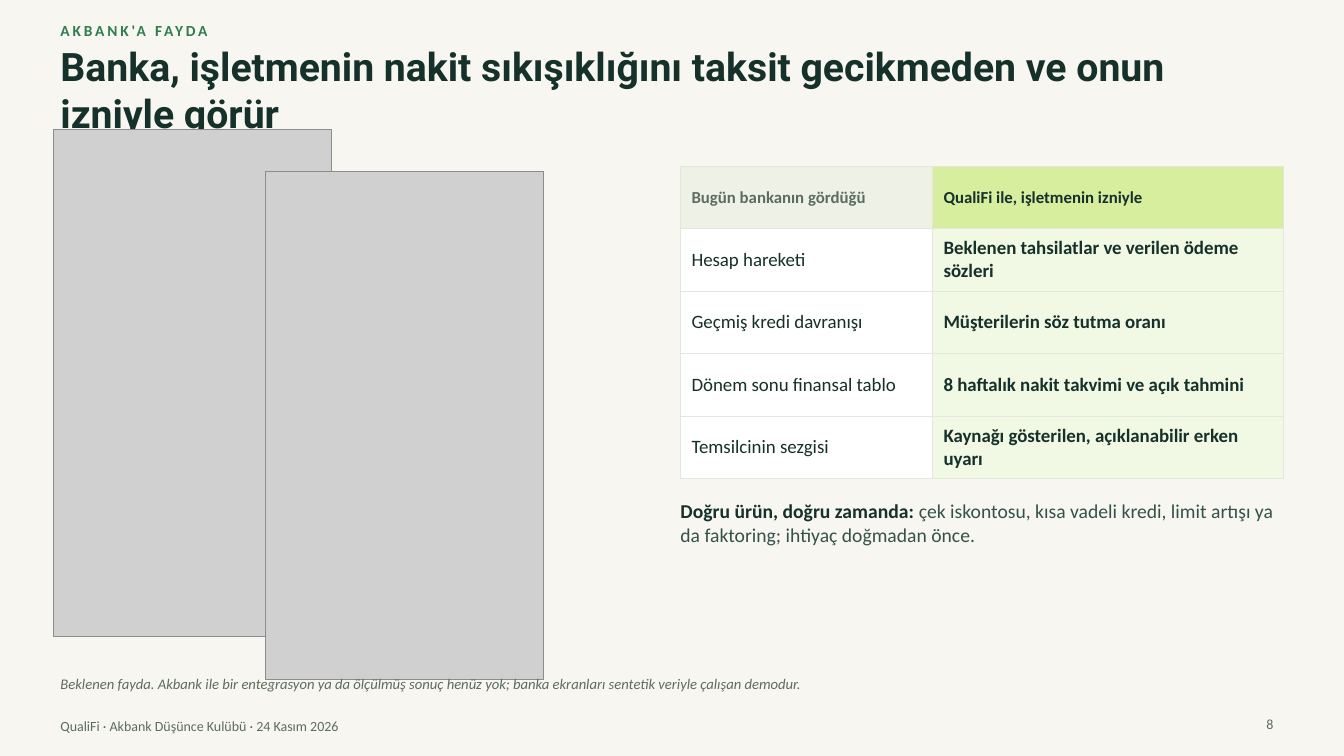
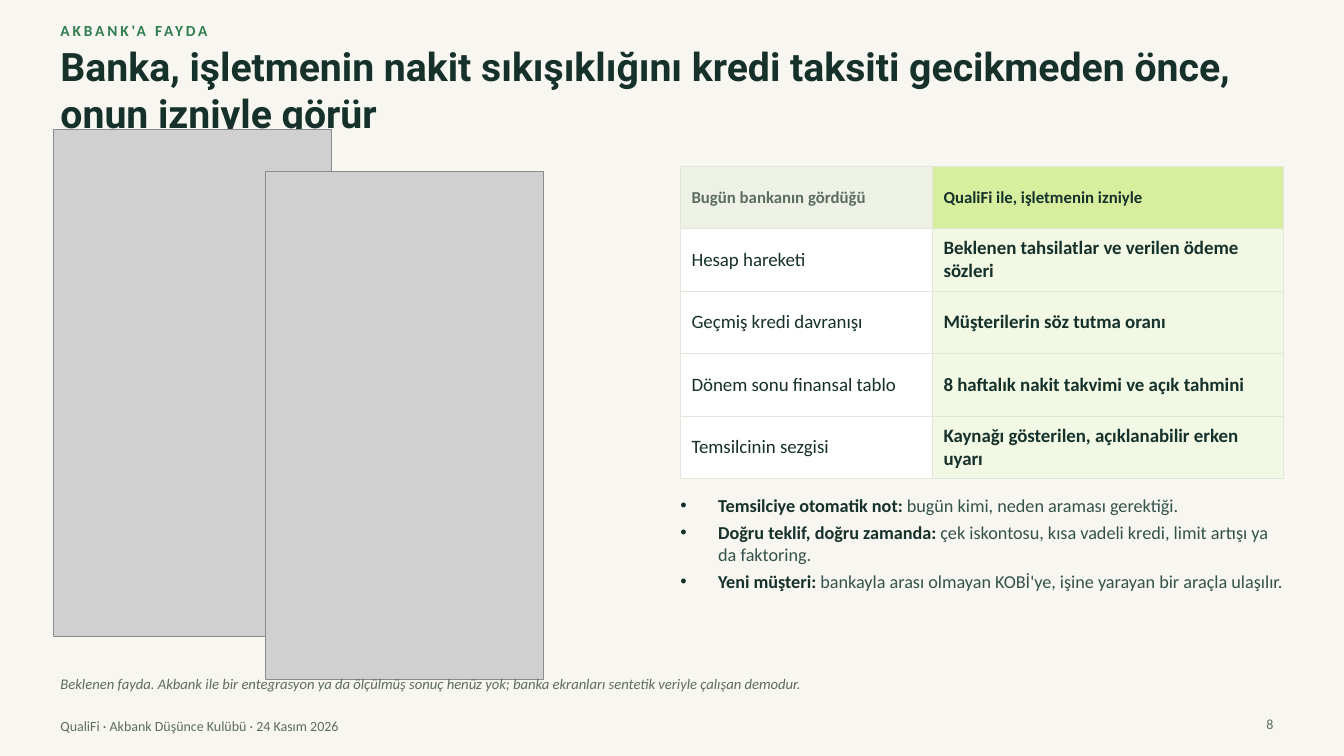
Before and after one commit to Talhaguler1/qualifi-41598058, a slide deck: slide 8 of marketing/presentation-2026-11-24/QualiFi-final-sunum.pptx. Drawn at 1344x756 pixels with LibreOffice and Linux fonts; fonts in the diff are those of the drawing; grey boxes stand for pictures. Boxes give left, top, right and bottom in pixels: in the first picture for what was removed or moved away, otherwise in the second. Text is boxed around its words. In the diff, an @@ line names an element or a change of style, - is before the commit and + after.

```diff
--- a/marketing/presentation-2026-11-24/QualiFi-final-sunum.pptx
+++ b/marketing/presentation-2026-11-24/QualiFi-final-sunum.pptx
@@ text at box(60, 51, 1230, 139): text changed @@
-Banka, işletmenin nakit sıkışıklığını taksit gecikmeden ve onun izniyle görür
+Banka, işletmenin nakit sıkışıklığını kredi taksiti gecikmeden önce, onun izniyle görür
@@ text at box(718, 499, 1282, 591): text changed; size 14 to 13 pt @@
-Doğru ürün, doğru zamanda: çek iskontosu, kısa vadeli kredi, limit artışı ya da faktoring; ihtiyaç doğmadan önce.
+• Temsilciye otomatik not: bugün kimi, neden araması gerektiği.
+• Doğru teklif, doğru zamanda: çek iskontosu, kısa vadeli kredi, limit artışı ya da faktoring.
+• Yeni müşteri: bankayla arası olmayan KOBİ'ye, işine yarayan bir araçla ulaşılır.
```
Also in this commit, not shown: 3 other slides changed, 2 other files.
